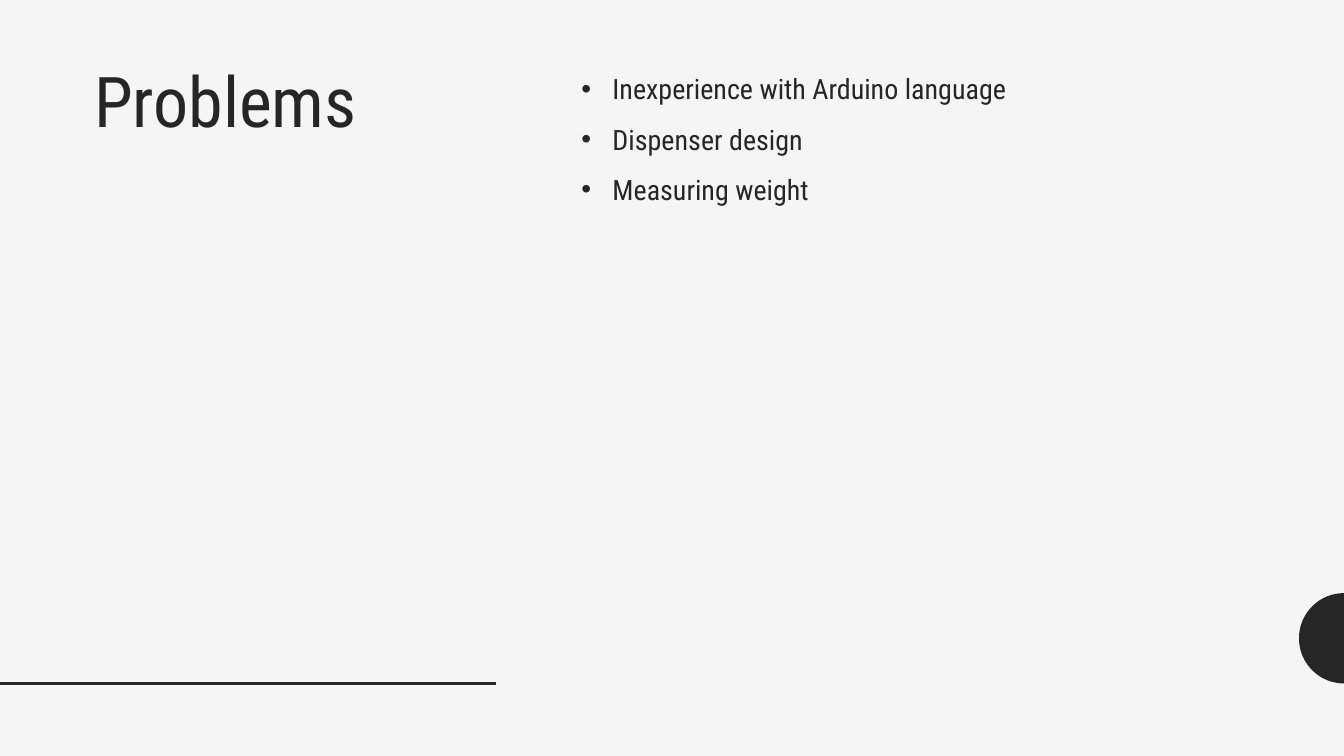
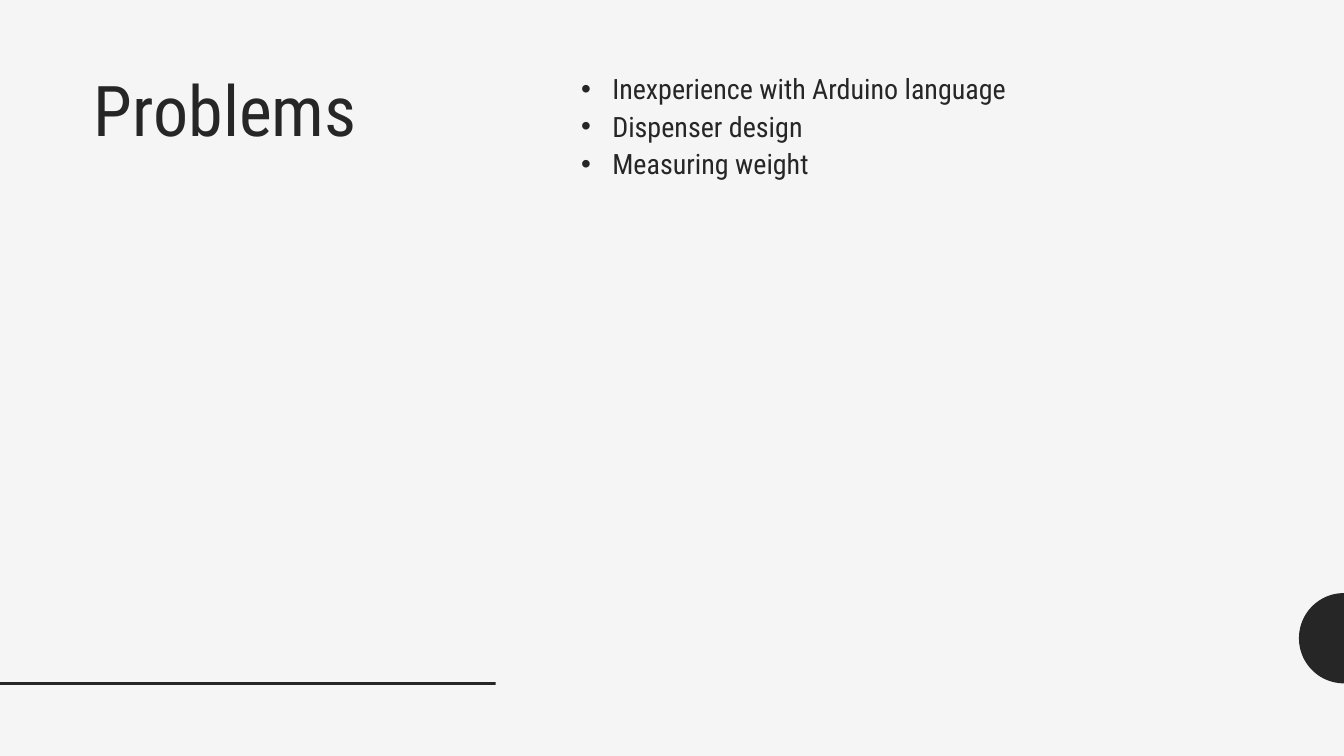
Before and after one commit to aaccttrr/iotproject, a slide deck: slide 5 of AdamCotterPresentation.pptx. Drawn at 1344x756 pixels with LibreOffice and Linux fonts; fonts in the diff are those of the drawing. Boxes give left, top, right and bottom in pixels: in the first picture for what was removed or moved away, otherwise in the second. Text is boxed around its words. In the diff, an @@ line names an element or a change of style, - is before the commit and + after.

```diff
--- a/AdamCotterPresentation.pptx
+++ b/AdamCotterPresentation.pptx
@@ text "Problems" at [94, 83, 356, 137]: line spacing 0.9 to 1 @@
@@ text "Inexperience with Arduino language" at [612, 78, 1006, 180]: less space between paragraphs @@
```
Also in this commit, not shown: 5 other slides changed, 1 slide added.
